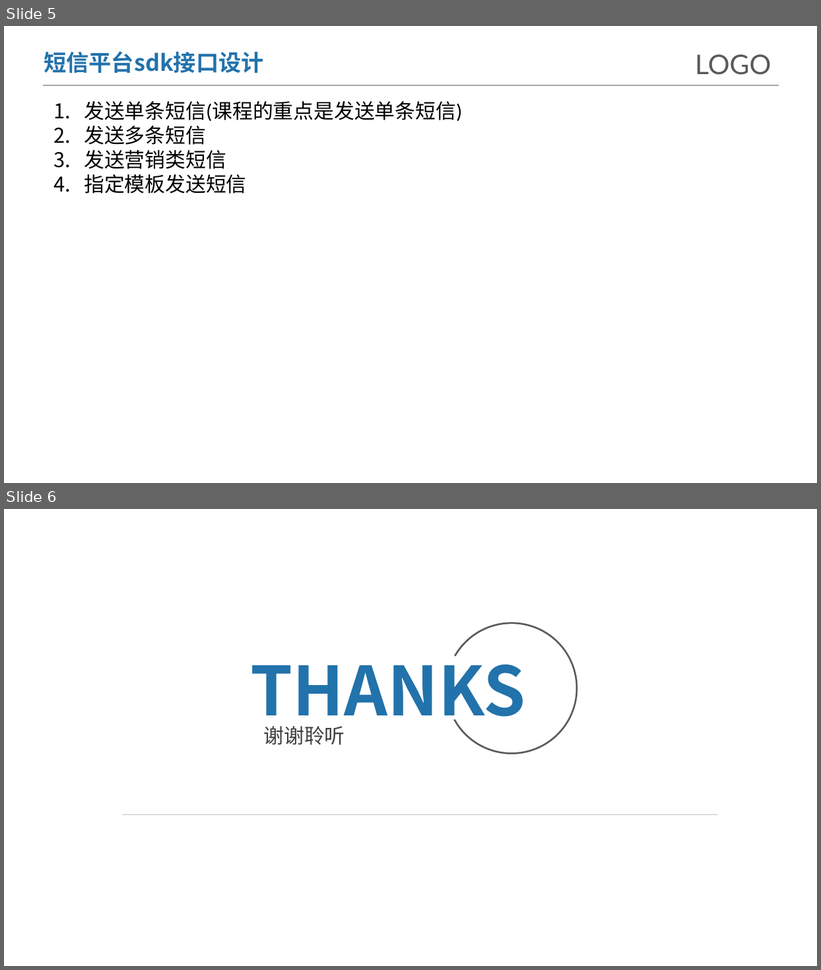
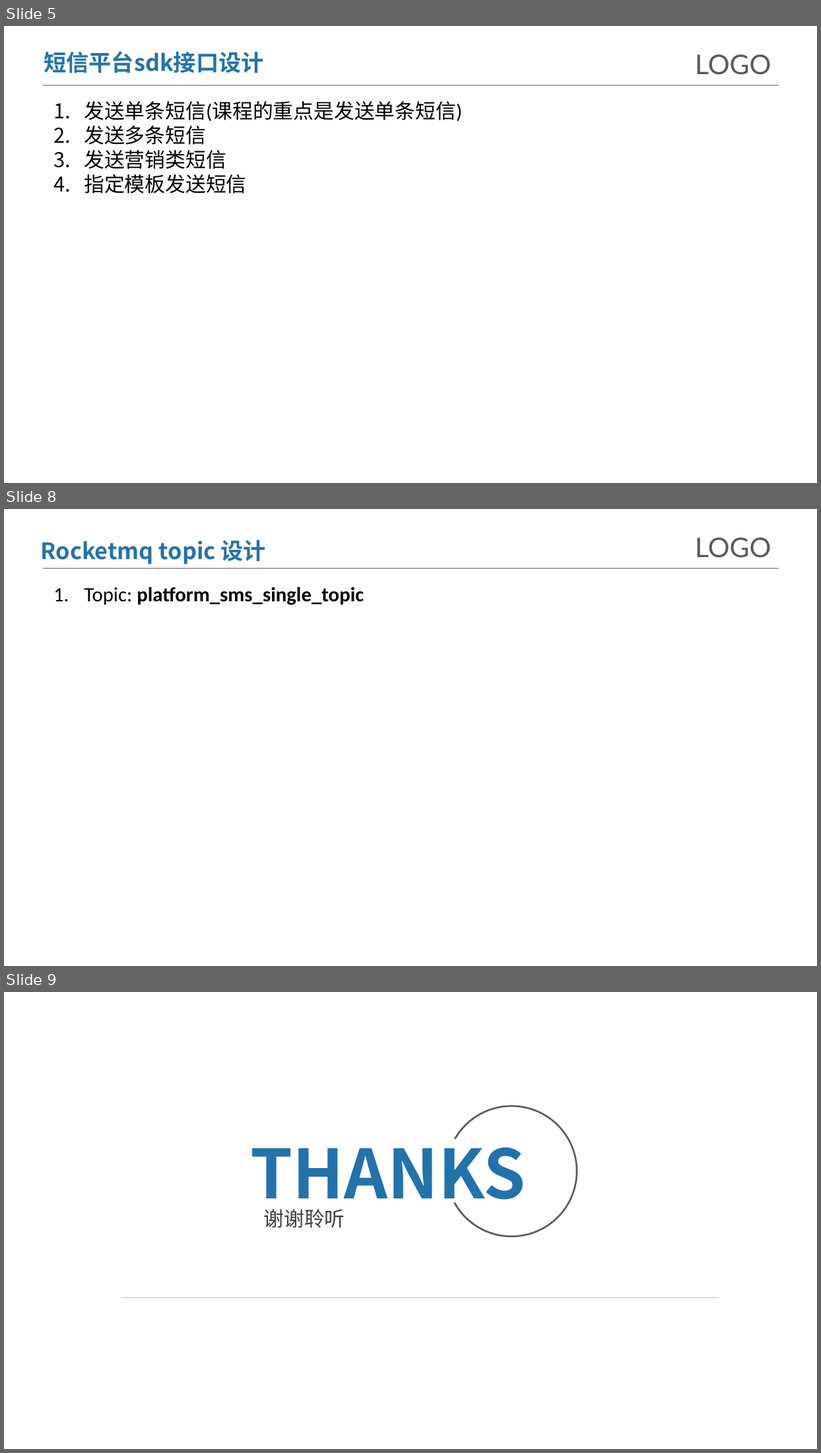
Before and after one commit to makemyownlife/platform-sms, a slide deck: doc/模仿腾讯云短信服务.pptx. Shown one above the other, each under a label of ours: slides 5 and 6 before the commit, slides 5, 8 and 9 after it; the slides between them are not shown. The pictures are 821x970 and 821x1453 pixels, drawn with LibreOffice and Linux fonts; fonts in the diff are those of the drawing; background and template pictures are left out. Boxes give left, top, right and bottom in pixels: in the first picture for what was removed or moved away, otherwise in the second. Text is boxed around its words. In the diff, an @@ line names an element or a change of style, - is before the commit and + after.

```diff
--- a/doc/模仿腾讯云短信服务.pptx
+++ b/doc/模仿腾讯云短信服务.pptx
@@ slide 8 added at (x1=4, y1=509, x2=817, y2=966), background #FFFFFF; not listed: 2 template elements that a slide beside it also shows @@
@@ text added at (x1=41, y1=540, x2=265, y2=564), 20 pt, text #2272AB, bold @@
+Rocketmq topic 设计
@@ text added at (x1=84, y1=587, x2=364, y2=605), 18 pt, text #000000, bold @@
+1. Topic: platform_sms_single_topic
@@ what was slide 6 is now slide 9 @@
```
Also in this commit, not shown: 2 other slides added, 2 other files.
